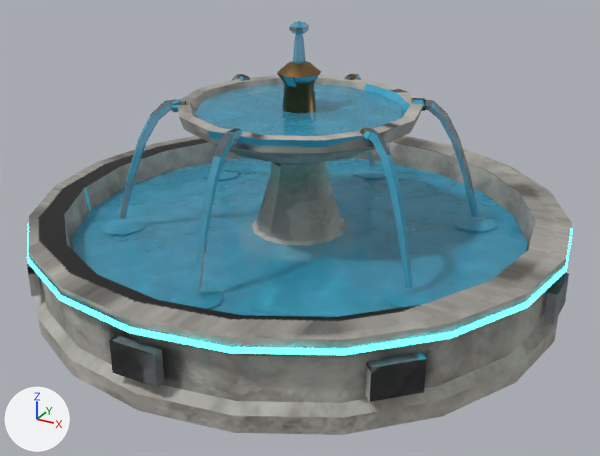
The FBX model modelos/planeta_humano/fuente_plaza/fuente_plaza.fbx: old version first, new version second.
Camera for both pictures: a camera (50 mm lens) standing at (4.27, -7.74, 4.51) and looking at (0.16, -0.27, 0.78). Lighting does not change. The marker at lower left points along +X, +Y and +Z. The older version comes first. Vertices at exactly the same position are counted once.

Objects in the first picture: 'fuente_plaza', 'fuente_plaza_agua', 'fuente_plaza_neon'.
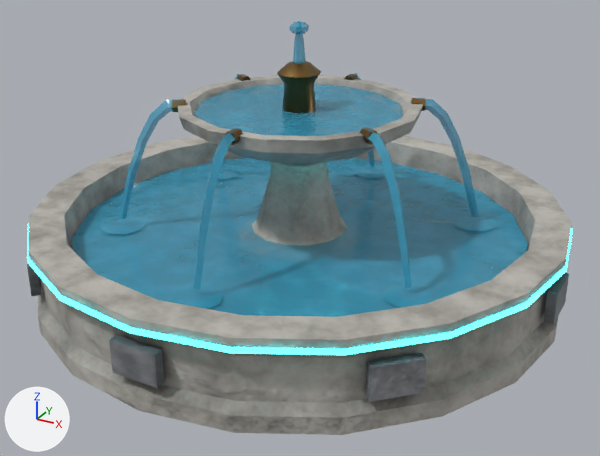
Changed parts and their boxes (x1, y1, x2, y2) in the pictures (600 x 456 px; the box of a moved part takes in the faces that stretch with it):
part 1 of me_fuente_plaza_agua, moved or reshaped: before (119, 74, 478, 290); after (119, 73, 478, 290)
part 2 of me_fuente_plaza_agua, surface changed: (72, 24, 528, 317) in both
part 3 of me_fuente_plaza, surface changed: (27, 72, 572, 435) in both

What changed in the scene script:
```text
Change me_fuente_plaza_agua:
    used by ob_fuente_plaza_agua; location = (0.0, 0.0, 0.0)
    remove me_fuente_plaza_agua.from_pydata(...)  # 408 vertices, 484 faces; spans x -2.57..2.57, y -2.57..2.57, z 0.57..3.0
    add me_fuente_plaza_agua.from_pydata(...)  # 372 vertices, 430 faces; spans x -2.57..2.57, y -2.57..2.57, z 0.57..3.0
    me_fuente_plaza_agua part 1
    144 vertices are removed from x -1.8..1.8, y -2.07..2.07, z 0.77..2.17
    186 faces are deleted
    108 vertices are added at x -1.79..1.79, y -2.07..2.07, z 0.77..2.17
    132 new faces join them
    me_fuente_plaza_agua part 2: 281 kept faces spanning x -2.57..2.57, y -2.57..2.57, z 0.57..3.0 get new texture (UV) coordinates
Change me_fuente_plaza:
    where me_fuente_plaza.from_pydata(...)  # 534 vertices, 578 faces; spans x -3.01..3.01, y -3.01..3.01, z 0.0..2.58
    used by ob_fuente_plaza; location = (0.0, 0.0, 0.0)
    me_fuente_plaza part 3: texture (UV) coordinates of 578 of 578 faces, centred in x -3.01..3.01, y -3.01..3.01, z 0.0..2.57, changed; they spanned u 0.0..0.98, v 0.0..0.99 and now span u 0.0..0.99, v 0.0..1.0
```
